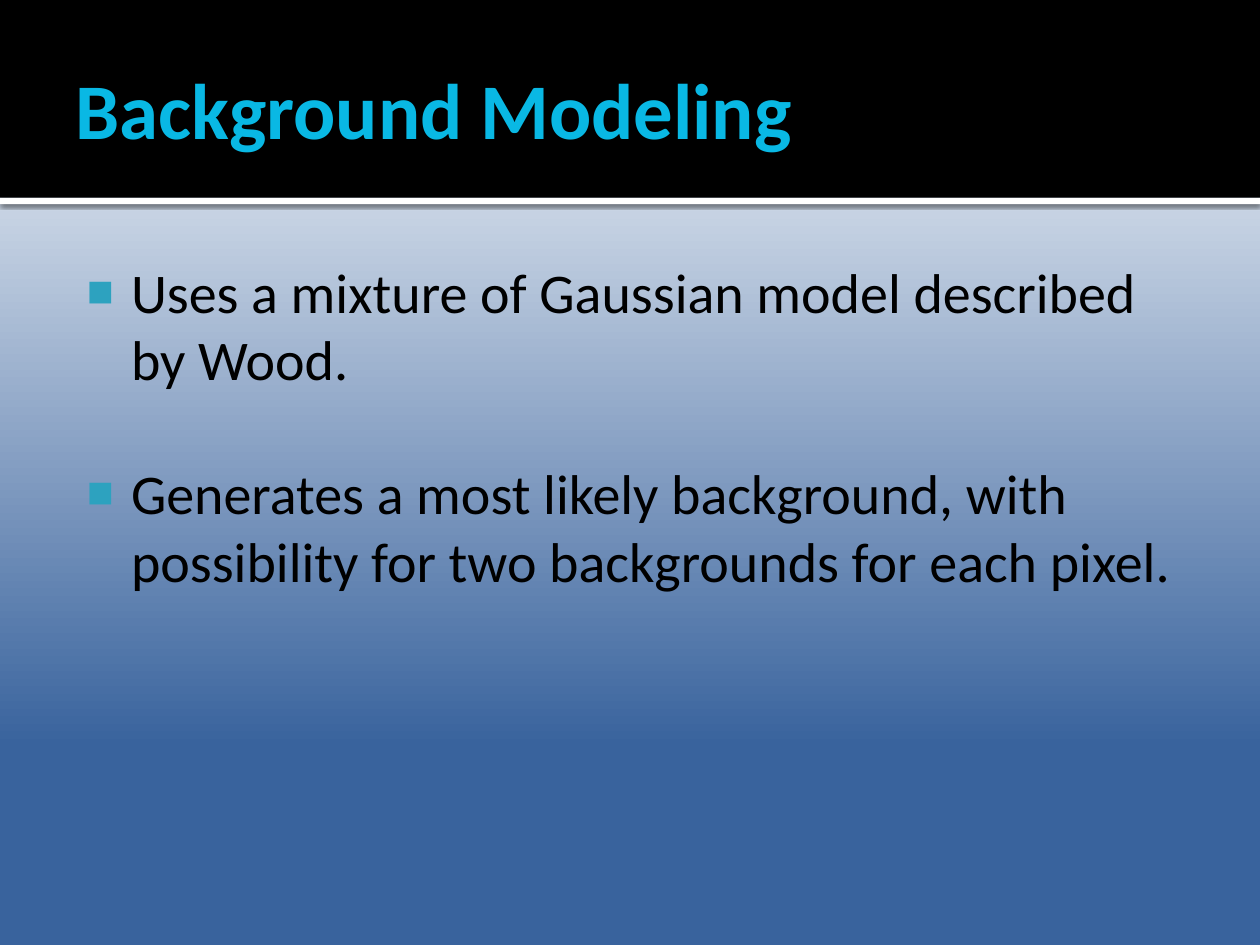
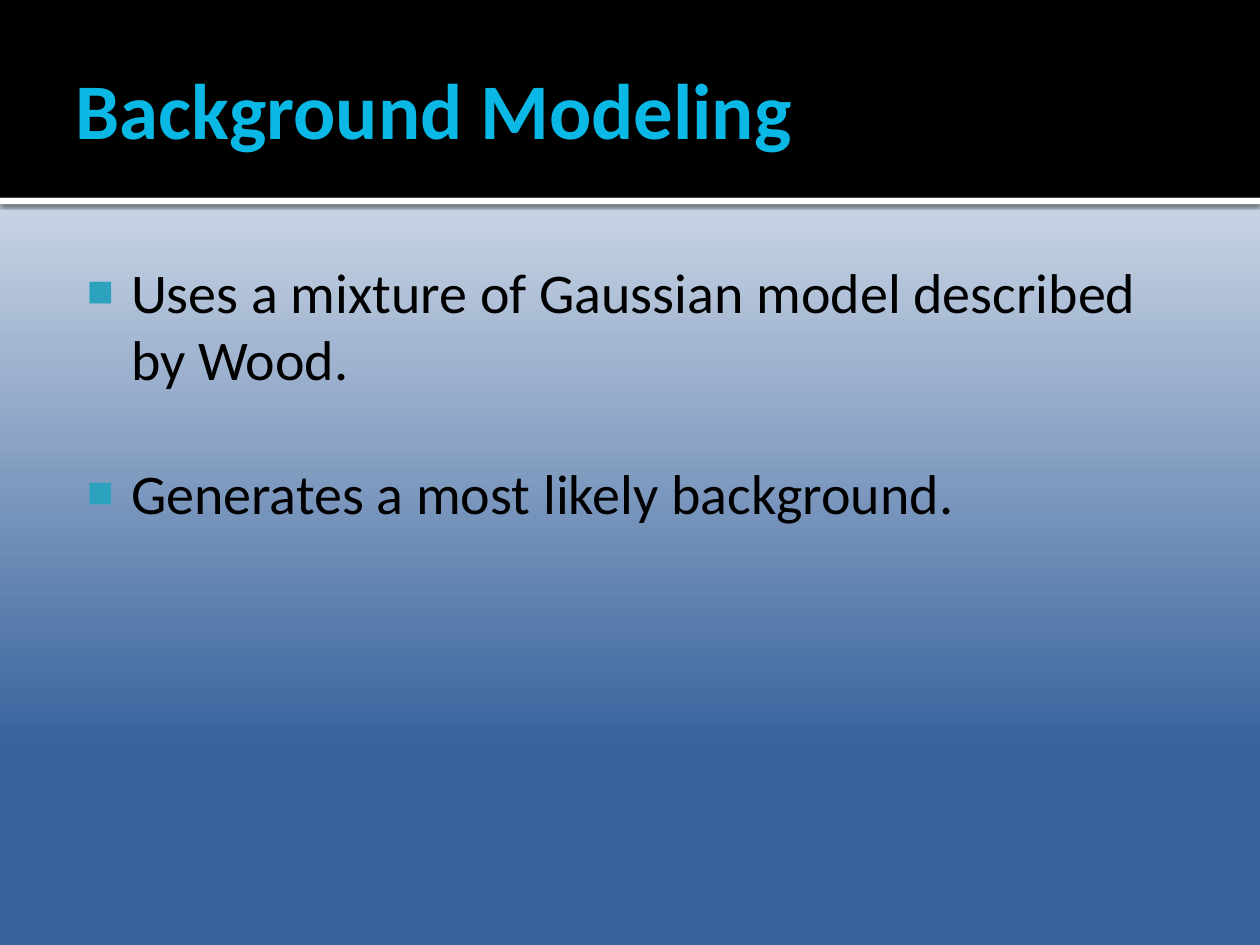
Before and after one commit to Epipolarna/Tracking, a slide deck: slide 5 of Documentation/TSBB15prez.pptx. Drawn at 1260x945 pixels with LibreOffice and Linux fonts; fonts in the diff are those of the drawing. Boxes give left, top, right and bottom in pixels: in the first picture for what was removed or moved away, otherwise in the second. Text is boxed around its words. In the diff, an @@ line names an element or a change of style, - is before the commit and + after.

```diff
--- a/Documentation/TSBB15prez.pptx
+++ b/Documentation/TSBB15prez.pptx
@@ text at [131, 475, 953, 524]: text changed @@
-■ Generates a most likely background, with possibility for two backgrounds for each pixel.
+■ Generates a most likely background.
```
